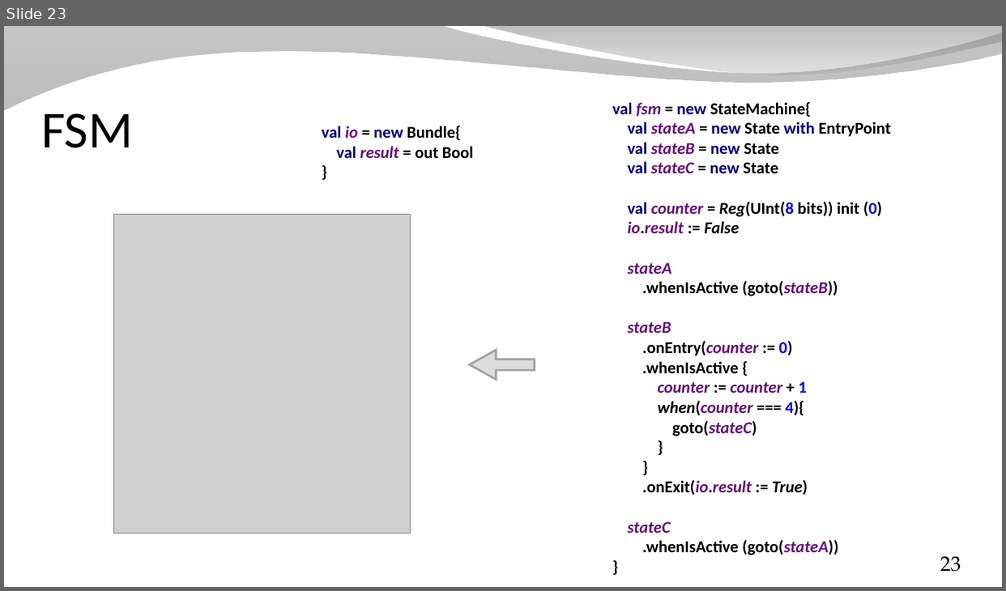
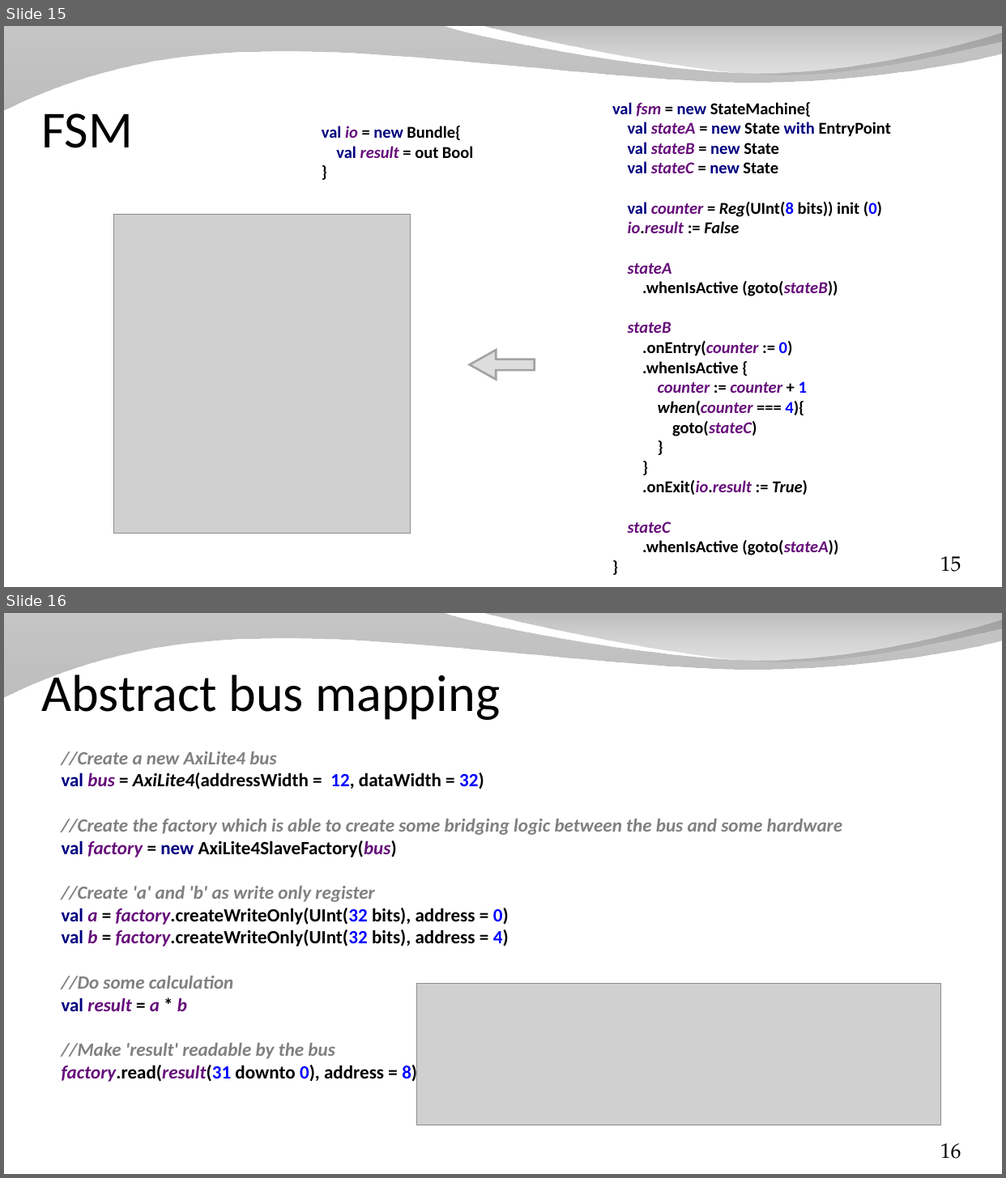
Before and after one commit to SpinalHDL/SpinalDoc, a slide deck: presentation/en/presentation_move_forward_short.odp. Shown one above the other, each under a label of ours: slide 23 before the commit, slides 15 and 16 after it. The pictures are 1006x591 and 1006x1178 pixels, drawn with LibreOffice and Linux fonts; fonts in the diff are those of the drawing; grey boxes stand for pictures; background and template pictures are left out. Boxes give left, top, right and bottom in pixels: in the first picture for what was removed or moved away, otherwise in the second. Text is boxed around its words. In the diff, an @@ line names an element or a change of style, - is before the commit and + after.

```diff
--- a/presentation/en/presentation_move_forward_short.odp
+++ b/presentation/en/presentation_move_forward_short.odp
@@ slide 16 added at (4,613,1002,1174), background picture (left out); not listed: 2 template elements that a slide beside it also shows @@
@@ title added at (41,668,500,720), 50 pt, text #000000 @@
+Abstract bus mapping
@@ text added at (62,752,842,1084), 18 pt, text #808080, bold, italic @@
+//Create a new AxiLite4 bus
+val bus = AxiLite4(addressWidth = 12, dataWidth = 32)
+//Create the factory which is able to create some bridging logic between the bus and some hardware
+val factory = new AxiLite4SlaveFactory(bus)
+//Create 'a' and 'b' as write only register
+val a = factory.createWriteOnly(UInt(32 bits), address = 0)
+val b = factory.createWriteOnly(UInt(32 bits), address = 4)
+//Do some calculation
+val result = a * b
+//Make 'result' readable by the bus
+factory.read(result(31 downto 0), address = 8)
@@ picture added at (417,984,940,1127) @@
@@ page number added at (940,1144,961,1159), 20 pt, text #000000 @@
+16
@@ what was slide 23 is now slide 15 @@
@@ page number at (940,557,961,572): text changed @@
-23
+15
```
Also in this commit, not shown: 7 slides changed, 1 other slide added, 1 slide removed, 1 other file.
